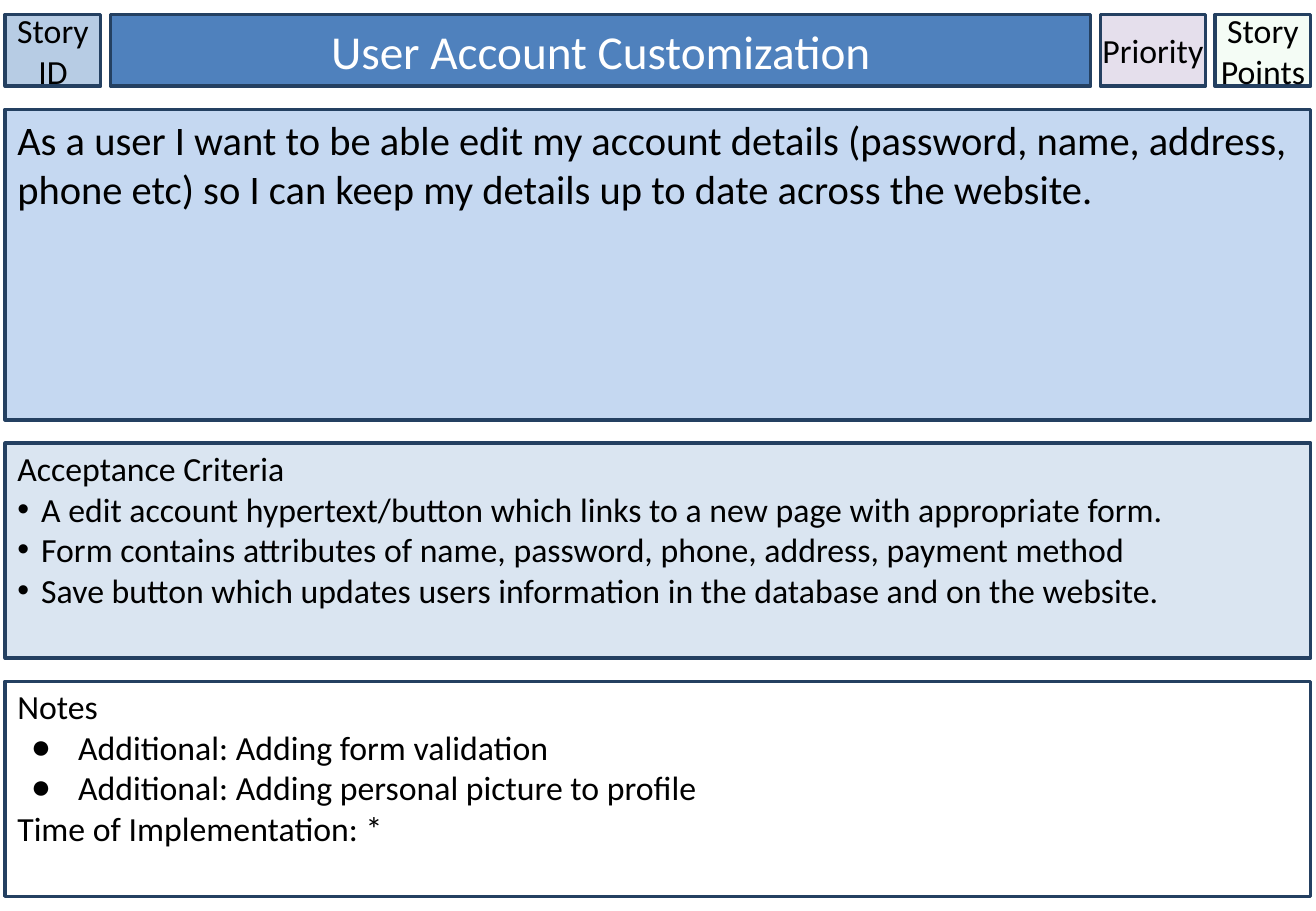
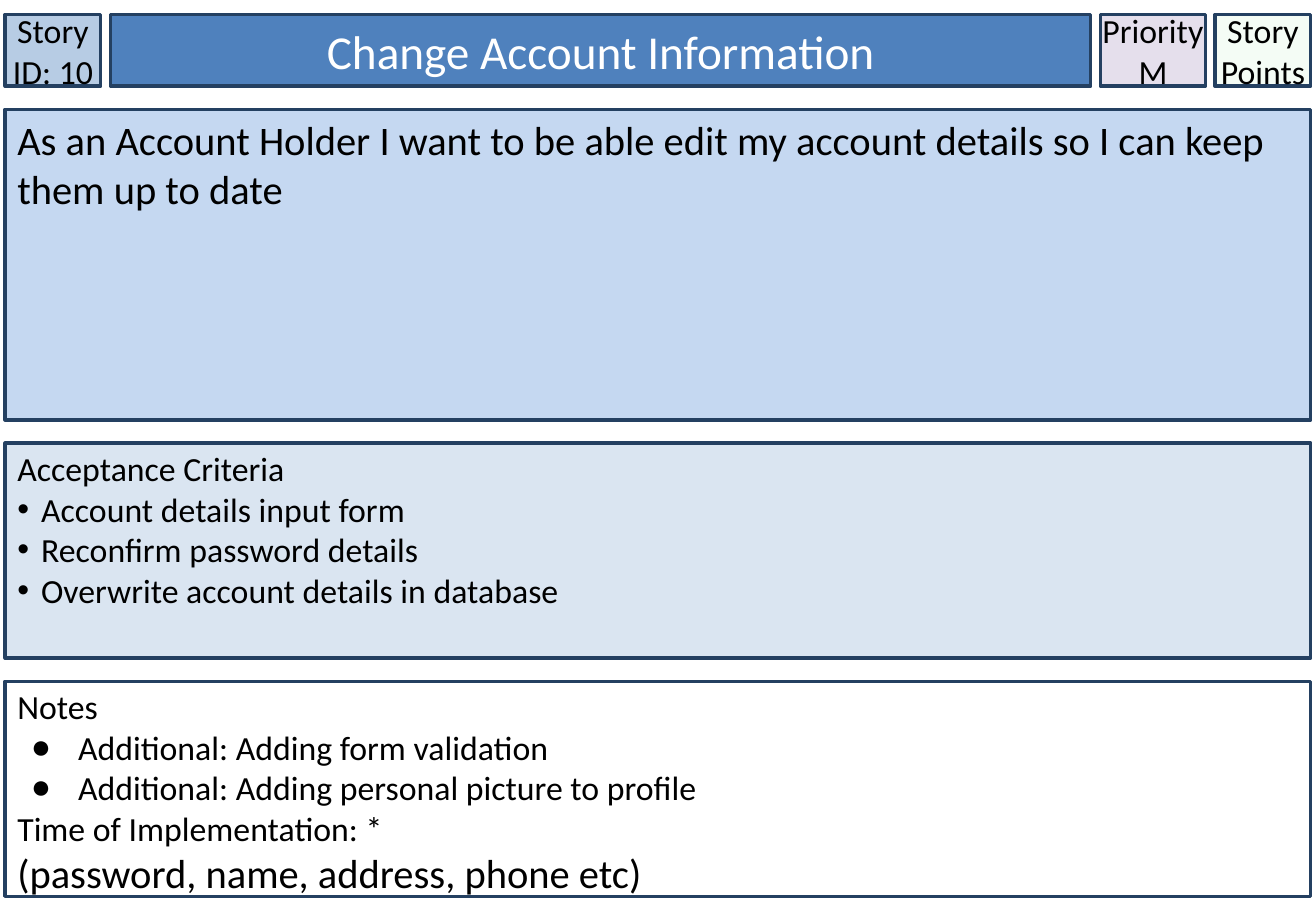
Before and after one commit to lowejosh/Django-landmarks, a slide deck: slide 11 of Story Cards.pptx (slide 28 before the commit). Drawn at 1316x911 pixels with LibreOffice and Linux fonts; fonts in the diff are those of the drawing. Boxes give left, top, right and bottom in pixels: in the first picture for what was removed or moved away, otherwise in the second. Text is boxed around its words. In the diff, an @@ line names an element or a change of style, - is before the commit and + after.

```diff
--- a/Story Cards.pptx
+++ b/Story Cards.pptx
@@ text in rectangle at [13,15,93,92]: text changed @@
-Story ID
+Story ID: 10
@@ text in rectangle at [327,36,874,77]: text changed @@
-User Account Customization
+Change Account Information
@@ text in rectangle at [1139,62,1168,88]: paragraph added @@
+M
@@ text in rectangle at [17,127,1264,211]: text changed @@
-As a user I want to be able edit my account details (password, name, address, phone etc) so I can keep my details up to date across the website.
+As an Account Holder I want to be able edit my account details so I can keep them up to date
@@ text in rectangle at [41,498,559,604]: text changed @@
-• A edit account hypertext/button which links to a new page with appropriate form.
-• Form contains attributes of name, password, phone, address, payment method
-• Save button which updates users information in the database and on the website.
+• Account details input form
+• Reconfirm password details
+• Overwrite account details in database
@@ text in rectangle at [17,858,641,898]: paragraph added @@
+(password, name, address, phone etc)
```
Also in this commit, not shown: 31 other slides changed, 2 slides added, 1 slide removed, 1 other file.
